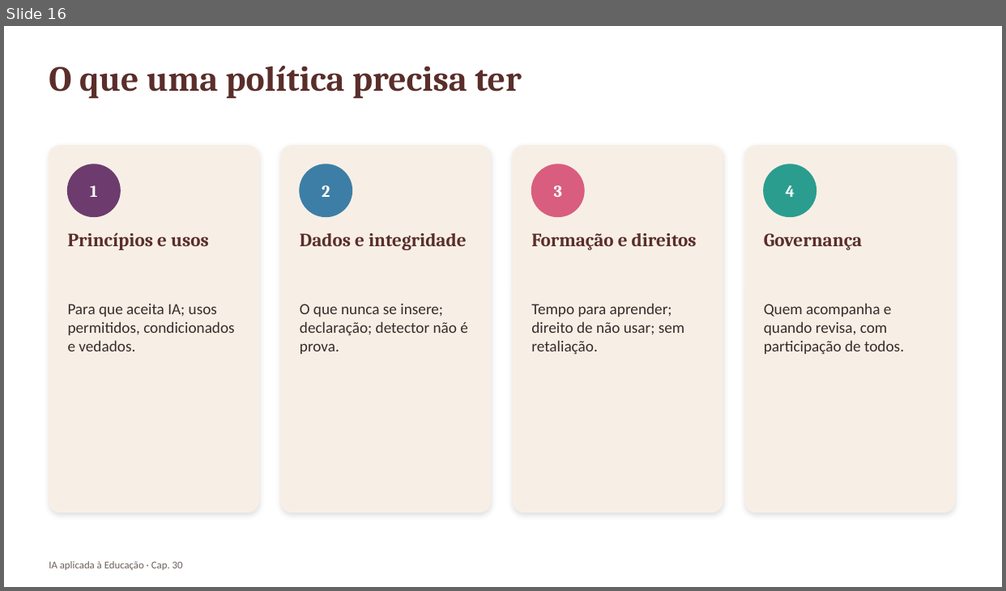
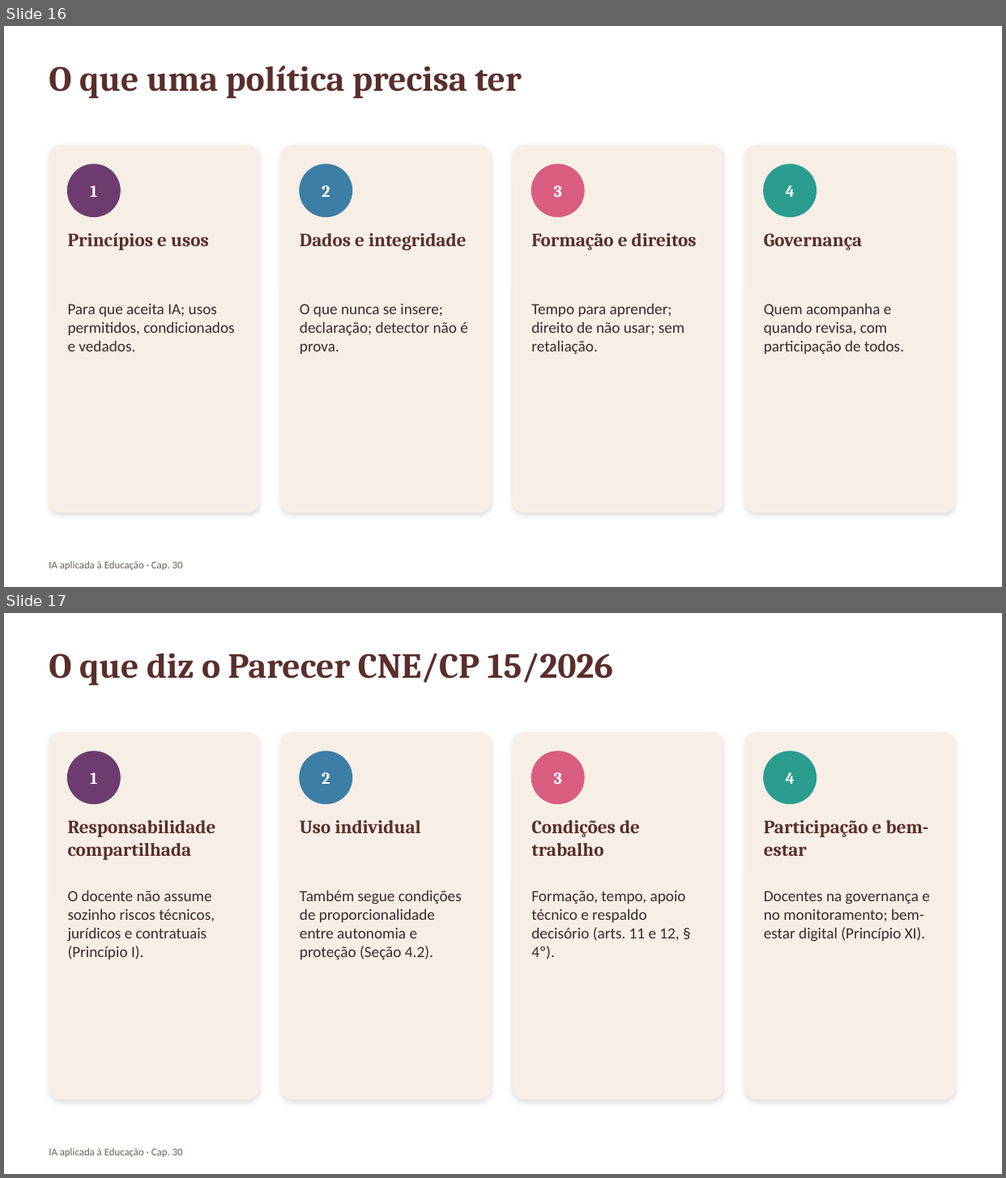
Before and after one commit to arakenmedeiros/claude, a slide deck: livro_ia_educacao/saida/pptx/Cap30_slides.pptx. Shown one above the other, each under a label of ours: slide 16 before the commit, slides 16 and 17 after it. The pictures are 1006x591 and 1006x1178 pixels, drawn with LibreOffice and Linux fonts; fonts in the diff are those of the drawing. Boxes give left, top, right and bottom in pixels: in the first picture for what was removed or moved away, otherwise in the second. Text is boxed around its words. In the diff, an @@ line names an element or a change of style, - is before the commit and + after.

```diff
--- a/livro_ia_educacao/saida/pptx/Cap30_slides.pptx
+++ b/livro_ia_educacao/saida/pptx/Cap30_slides.pptx
@@ slide 17 added at (4, 613, 1002, 1174), background #FFFFFF @@
@@ text added at (49, 653, 613, 686), 34 pt, text #5A2E2A, bold @@
+O que diz o Parecer CNE/CP 15/2026
@@ rounded rectangle added at (49, 733, 258, 1100), fill #F7EFE6, outline #F7EFE6 1 pt @@
@@ rounded rectangle added at (281, 733, 491, 1100), fill #F7EFE6, outline #F7EFE6 1 pt @@
@@ rounded rectangle added at (513, 733, 722, 1100), fill #F7EFE6, outline #F7EFE6 1 pt @@
@@ rounded rectangle added at (745, 733, 955, 1100), fill #F7EFE6, outline #F7EFE6 1 pt @@
@@ ellipse added at (68, 752, 120, 804), fill #6D3B6E, outline #6D3B6E 1 pt @@
@@ ellipse added at (300, 752, 352, 804), fill #3D7EA6, outline #3D7EA6 1 pt @@
@@ ellipse added at (532, 752, 584, 804), fill #D95D7F, outline #D95D7F 1 pt @@
@@ ellipse added at (764, 752, 816, 804), fill #2A9D8F, outline #2A9D8F 1 pt @@
@@ text added at (90, 773, 97, 784), 16 pt, text #FFFFFF, bold @@
+1
@@ text added at (322, 773, 330, 784), 16 pt, text #FFFFFF, bold @@
+2
@@ text added at (554, 773, 562, 784), 16 pt, text #FFFFFF, bold @@
+3
@@ text added at (786, 773, 795, 784), 16 pt, text #FFFFFF, bold @@
+4
@@ text added at (68, 820, 216, 860), 18 pt, text #5A2E2A, bold @@
+Responsabilidade compartilhada
@@ text added at (300, 820, 421, 833), 18 pt, text #5A2E2A, bold @@
+Uso individual
@@ text added at (531, 820, 640, 856), 18 pt, text #5A2E2A, bold @@
+Condições de trabalho
@@ text added at (764, 820, 929, 856), 18 pt, text #5A2E2A, bold @@
+Participação e bem-estar
@@ text added at (68, 890, 215, 960), 15 pt, text #3B2A2A @@
+O docente não assume sozinho riscos técnicos, jurídicos e contratuais (Princípio I).
@@ text added at (300, 890, 462, 960), 15 pt, text #3B2A2A @@
+Também segue condições de proporcionalidade entre autonomia e proteção (Seção 4.2).
@@ text added at (531, 891, 686, 960), 15 pt, text #3B2A2A @@
+Formação, tempo, apoio técnico e respaldo decisório (arts. 11 e 12, § 4º).
@@ text added at (764, 891, 930, 942), 15 pt, text #3B2A2A @@
+Docentes na governança e no monitoramento; bem-estar digital (Princípio XI).
@@ text added at (49, 1148, 183, 1157), 10 pt, text #6B5F59 @@
+IA aplicada à Educação · Cap. 30
```
Also in this commit, not shown: 1 slide changed, 12 other files.
